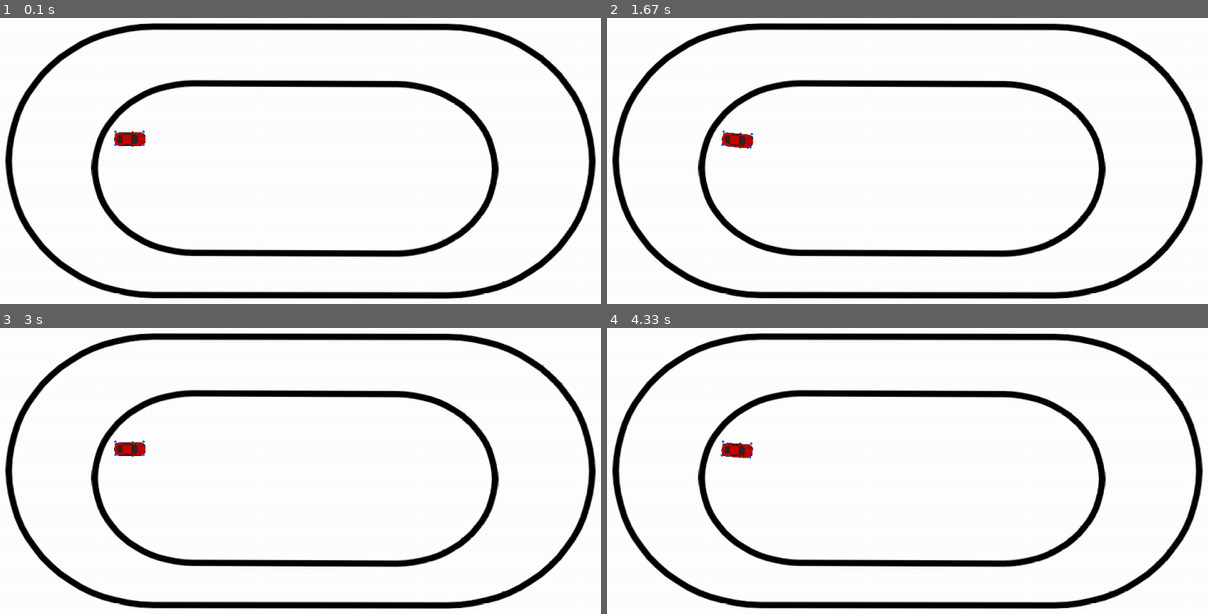
Above: before the commit, frames 1-4 (two rows, left to right).
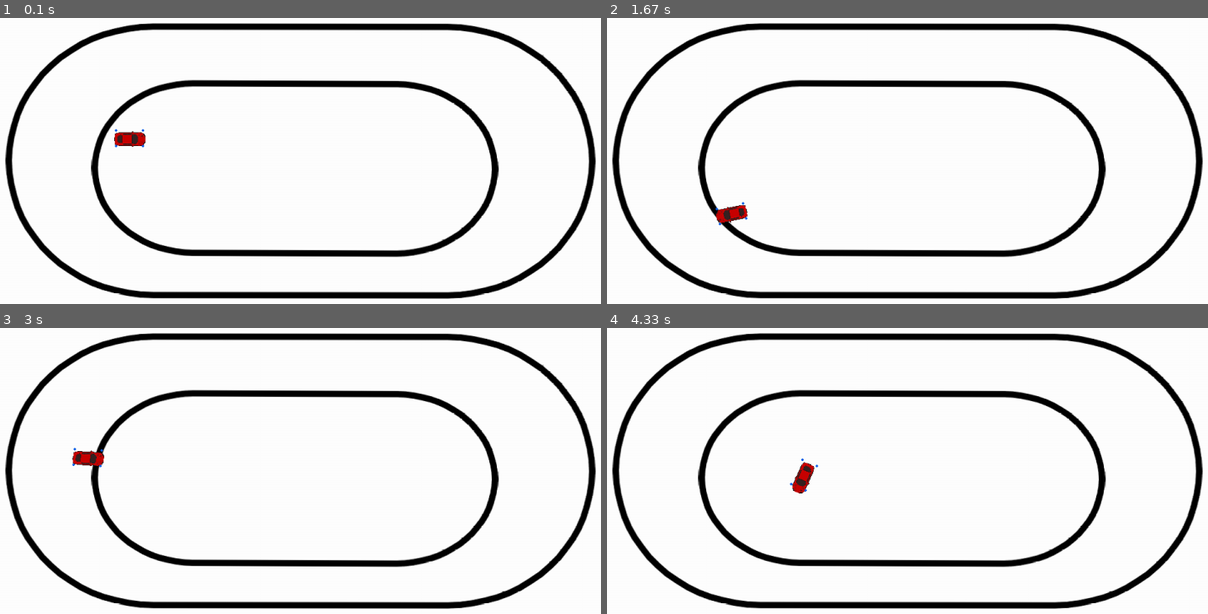
Above: after the commit, the same moments.

Repository: marcroy898/RLSimulation
Game: pygame game, started from main.py
The game is run twice, just before and just after one commit, with the same random seed, the same clock (stepped at 60 frames per second) and the same inputs.
Inputs:
- Up to frame 1 (0.1 s): no input
- Up to frame 2 (1.67 s): hold D 0.33-0.8 s; hold W 0.83-1.13 s; hold D 1.17-1.63 s
- Up to frame 3 (3 s): hold A 1.67-2.2 s; hold S 2.23-2.53 s; hold A 2.57-2.97 s
- Up to frame 4 (4.33 s): hold W 3-3.37 s; hold D 3.4-4.03 s; hold S from 4.07 s (still down)

The runs differ from the first frame. In frame 1, less than 0.1% of the frame differs, in the area x 19-25%, y 38-46%; in frame 2, 0.5%, in the area x 18-25%, y 39-73%; in frame 3, 0.5%; in frame 4, 0.5%.

Commit message:
Working collision but very unoptimized

Diff:
--- a/car.py
+++ b/car.py
@@ -36,10 +36,10 @@
 
         #Rotation
         if pressed[pygame.K_a]:
-            self.rotate_factor += .1
+            self.rotate_factor += 3
 
         if pressed[pygame.K_d]:
-            self.rotate_factor -= .1
+            self.rotate_factor -= 3
 
         if self.rotate_factor != 0:
             self.rotate_sequence()
--- a/config_var.py
+++ b/config_var.py
@@ -1,7 +1,7 @@
 #Car Constants
-FRICTION = 0.0002
-MAX_SPEED = .5
-ACCELERATION_CONSTANT = .0003
+FRICTION = 0.2
+MAX_SPEED = 10
+ACCELERATION_CONSTANT = .3
 
 #Track constants
 CURRENT_TRACK = 'Assets/Track2.png'
--- a/main.py
+++ b/main.py
@@ -3,6 +3,7 @@
 from config_var import *
 from track import Track
 from math import *
+import numpy as np
 
 class Game:
     def __init__(self):
@@ -11,23 +12,41 @@
         self.game_track = Track()
 
     def check_collision(self):
-        # rounded_position = [round(num, 1) for num in self.player_car.position]  #Have to round since black pixel list also rounded
-        # if rounded_position in self.game_track.track_border_points:
-        #     print("Collision!")
         angled_corners = [
-            (self.player_car.rect.centerx + (25*cos(radians(self.player_car.angle + 25))),  #Top-left corner
-             self.player_car.rect.centery - (25*sin(radians(self.player_car.angle + 25)))),
-            (self.player_car.rect.centerx + (25 * cos(radians(self.player_car.angle - 25))),  # Top-right corner
-             self.player_car.rect.centery - (25 * sin(radians(self.player_car.angle - 25)))),
-            (self.player_car.rect.centerx - (25 * cos(radians(self.player_car.angle - 25))),  # Bottom-left corner
-             self.player_car.rect.centery + (25 * sin(radians(self.player_car.angle - 25)))),
-            (self.player_car.rect.centerx - (25 * cos(radians(self.player_car.angle + 25))),  # Bottom-right corner
-             self.player_car.rect.centery + (25 * sin(radians(self.player_car.angle + 25))))
+            (self.player_car.rect.centerx + (25 * cos(radians(self.player_car.angle + 30))),  #Top-left corner
+             self.player_car.rect.centery - (25 * sin(radians(self.player_car.angle + 30)))),
+            (self.player_car.rect.centerx + (25 * cos(radians(self.player_car.angle - 30))),  # Top-right corner
+             self.player_car.rect.centery - (25 * sin(radians(self.player_car.angle - 30)))),
+            (self.player_car.rect.centerx - (25 * cos(radians(self.player_car.angle - 30))),  # Bottom-left corner
+             self.player_car.rect.centery + (25 * sin(radians(self.player_car.angle - 30)))),
+            (self.player_car.rect.centerx - (25 * cos(radians(self.player_car.angle + 30))),  # Bottom-right corner
+             self.player_car.rect.centery + (25 * sin(radians(self.player_car.angle + 30))))
         ]
+
         pygame.draw.circle(self.screen, (12, 96, 232), angled_corners[0], radius=2, width=3)
         pygame.draw.circle(self.screen, (12, 96, 232), angled_corners[1], radius=2, width=3)
         pygame.draw.circle(self.screen, (12, 96, 232), angled_corners[2], radius=2, width=3)
         pygame.draw.circle(self.screen, (12, 96, 232), angled_corners[3], radius=2, width=3)
+
+        rounded_position = [(round(angled_corners[0][0]), round(angled_corners[0][1])),
+                            (round(angled_corners[1][0]), round(angled_corners[1][1])),
+                            (round(angled_corners[2][0]), round(angled_corners[2][1])),
+                            (round(angled_corners[3][0]), round(angled_corners[3][1])),
+                            ]  #Have to round since black pixel list also rounded
+
+        rounded_position = np.array(rounded_position)
+
+        nrows, ncols = self.game_track.track_border_points.shape
+        dtype = {'names': ['f{}'.format(i) for i in range(ncols)],
+                 'formats': ncols * [self.game_track.track_border_points.dtype]}
+        C = np.intersect1d(self.game_track.track_border_points.view(dtype), rounded_position.view(dtype))
+
+
+        if C.size > 0:
+            print("Collision")
+
+
+
     def game_loop(self):
         running = True
         while running:
--- a/track.py
+++ b/track.py
@@ -5,7 +5,7 @@
 class Track:
     def __init__(self):
         self.track_image = pygame.image.load(CURRENT_TRACK)
-        self.track_border_points = self.create_track_points_list()
+        self.track_border_points = np.array(self.create_track_points_list())
 
     def create_track_points_list(self):
         list_points = []
